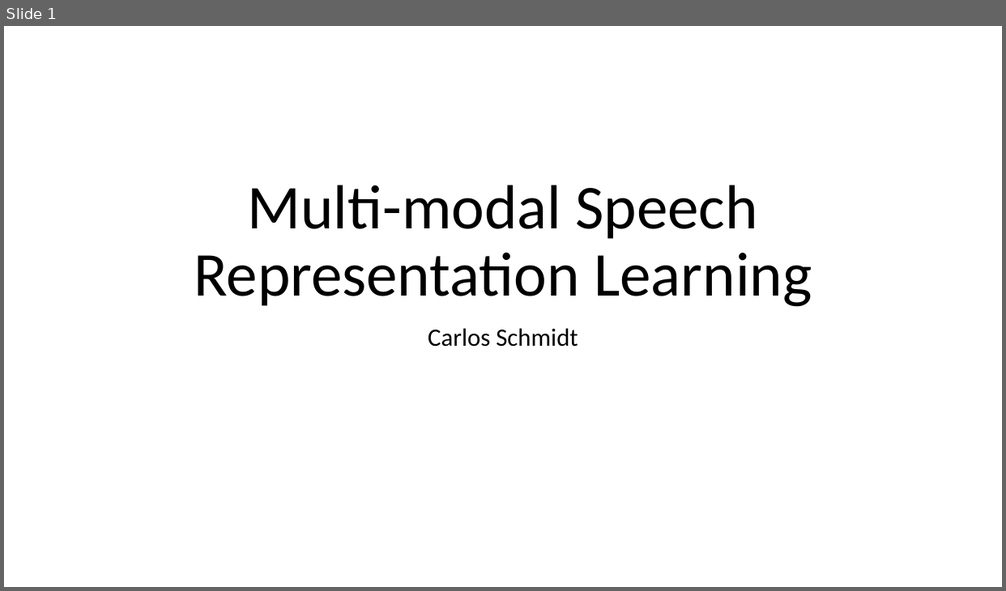
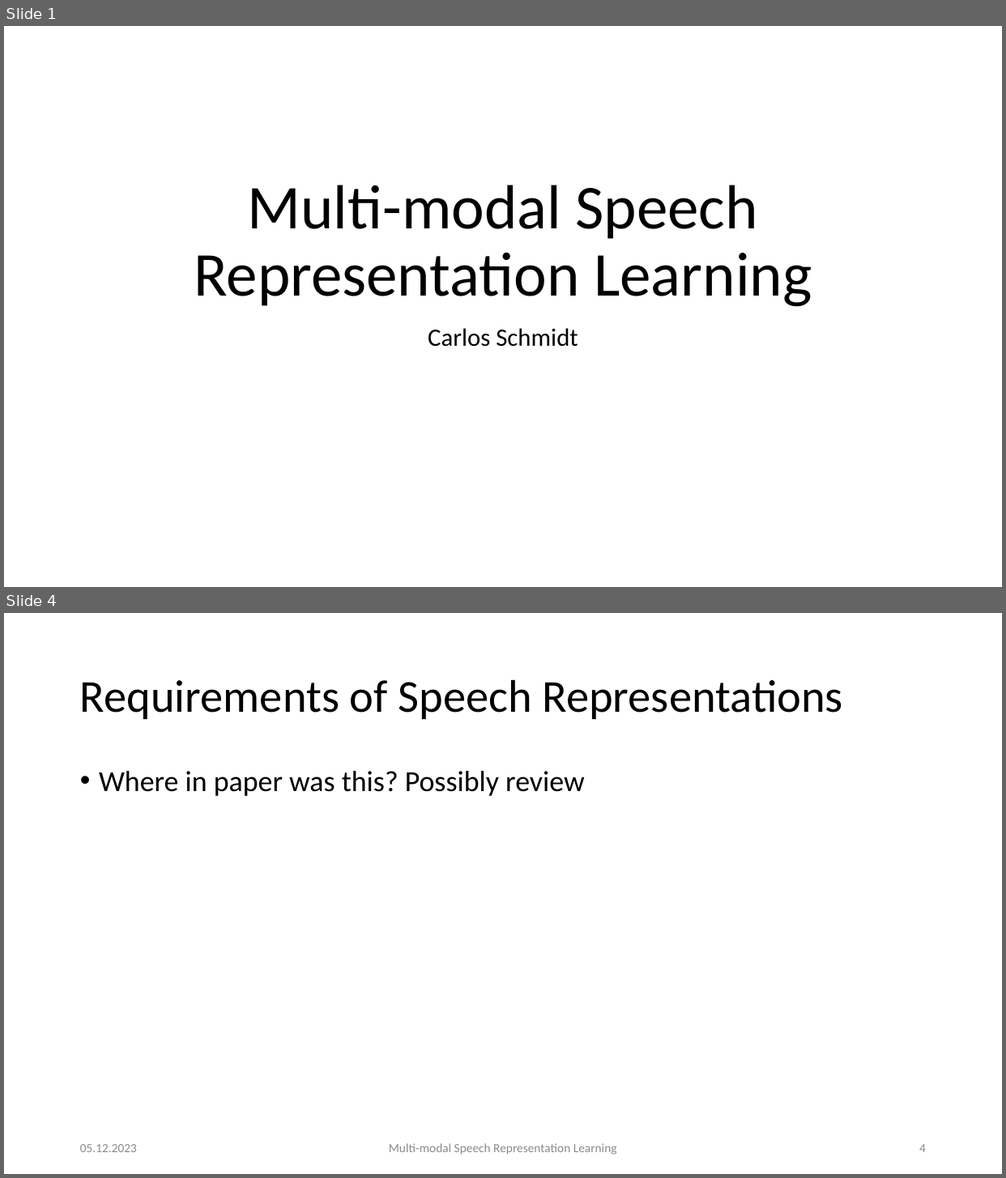
Before and after one commit to carlos-schmidt/nn-seminar, a slide deck: presentation.pptx. Shown one above the other, each under a label of ours: slide 1 before the commit, slides 1 and 4 after it; the slides between them are not shown. The pictures are 1006x591 and 1006x1178 pixels, drawn with LibreOffice and Linux fonts; fonts in the diff are those of the drawing. Boxes give left, top, right and bottom in pixels: in the first picture for what was removed or moved away, otherwise in the second. Text is boxed around its words. In the diff, an @@ line names an element or a change of style, - is before the commit and + after.

```diff
--- a/presentation.pptx
+++ b/presentation.pptx
@@ slide 4 added at box(4, 613, 1002, 1174), background #FFFFFF @@
@@ title added at box(80, 679, 843, 719), 44 pt, text #000000 @@
+Requirements of Speech Representations
@@ text added at box(99, 771, 585, 796), 28 pt, text #000000 @@
+• Where in paper was this? Possibly review
@@ text added at box(80, 1144, 137, 1152), 12 pt, text #8C8C8C @@
+05.12.2023
@@ text added at box(389, 1144, 617, 1155), 12 pt, text #8C8C8C @@
+Multi-modal Speech Representation Learning
@@ page number added at box(919, 1144, 926, 1152), 12 pt, text #8C8C8C @@
+4
```
Also in this commit, not shown: 2 slides changed, 15 other slides added, 7 other files.
